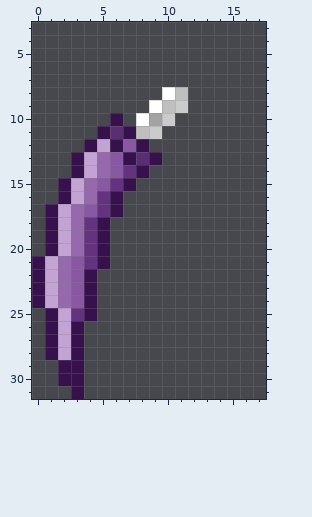
Edited in one commit: pixel-art sprite (src/main/resources/assets/minecraft/optifine/cit/dove/doves_warglaive2.png). Above: the version before the commit.
The file is 32x32 pixels. Shown: x 0..17, y 3..31.
After:
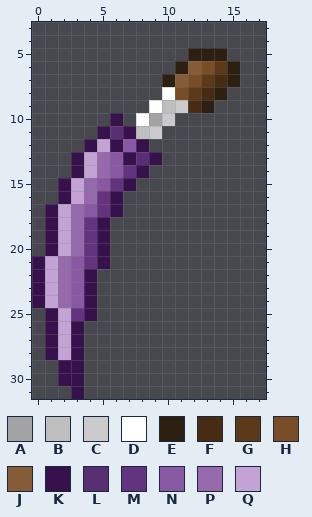
Palette (. is transparent): A #a3a3a3  B #bfbfbf  C #cbcbcb  D #ffffff  E #2d1f12  F #472c13  G #5c3918  H #794e27  J #855c37  K #37114b  L #5a2e72  M #64337f  N #8958a3  P #9669ad  Q #c3a2d4
Difference:
Colour E now appears in row 5 at x 12 to 14; in row 6 at x 11 and 15; in row 7 at x 10 and 15; in row 8 at x 14; in row 9 at x 13.
Colour F now appears in row 7 at x 14; in row 8 at x 13; in row 9 at x 12.
Colour G now appears in row 6 at x 14; in row 7 at x 13; in row 8 at x 12.
Colour H now appears in row 6 at x 13; in row 7 at x 12.
The author changed colour B to colour H in row 8 at x 11.
Colour J now appears in row 6 at x 12; in row 7 at x 11.
Changed places in both pictures, as pixel boxes (x1, y1, x2, y2):
changed: (162, 48, 240, 113)
